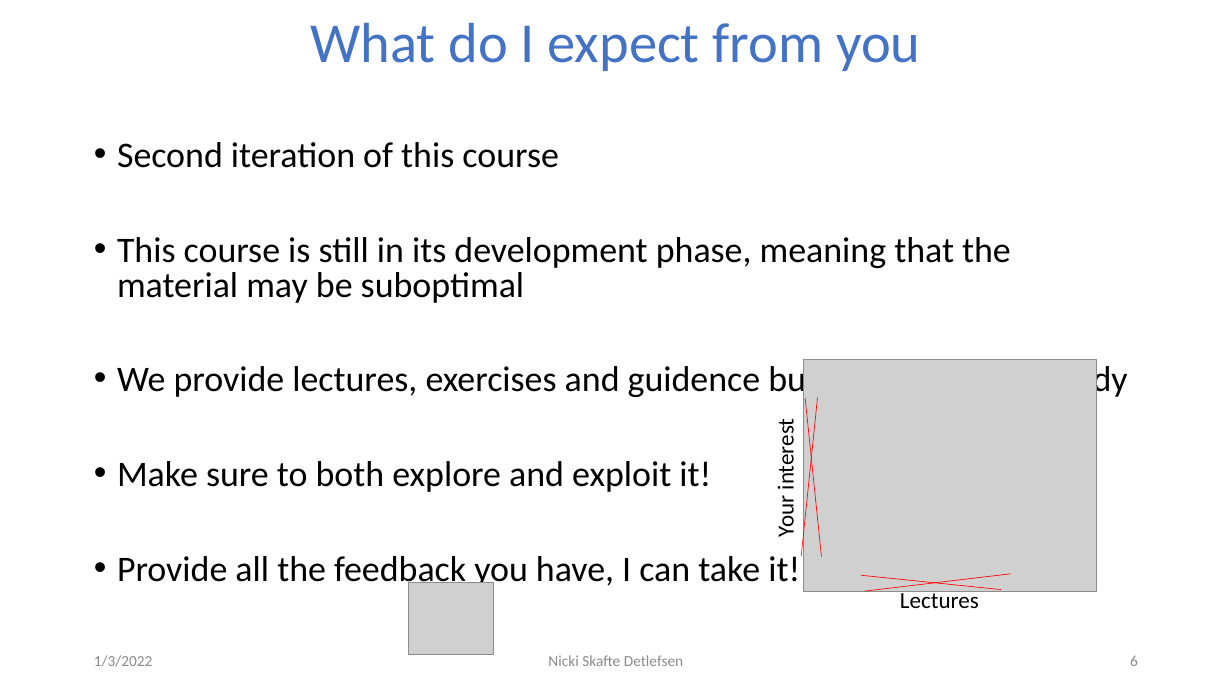
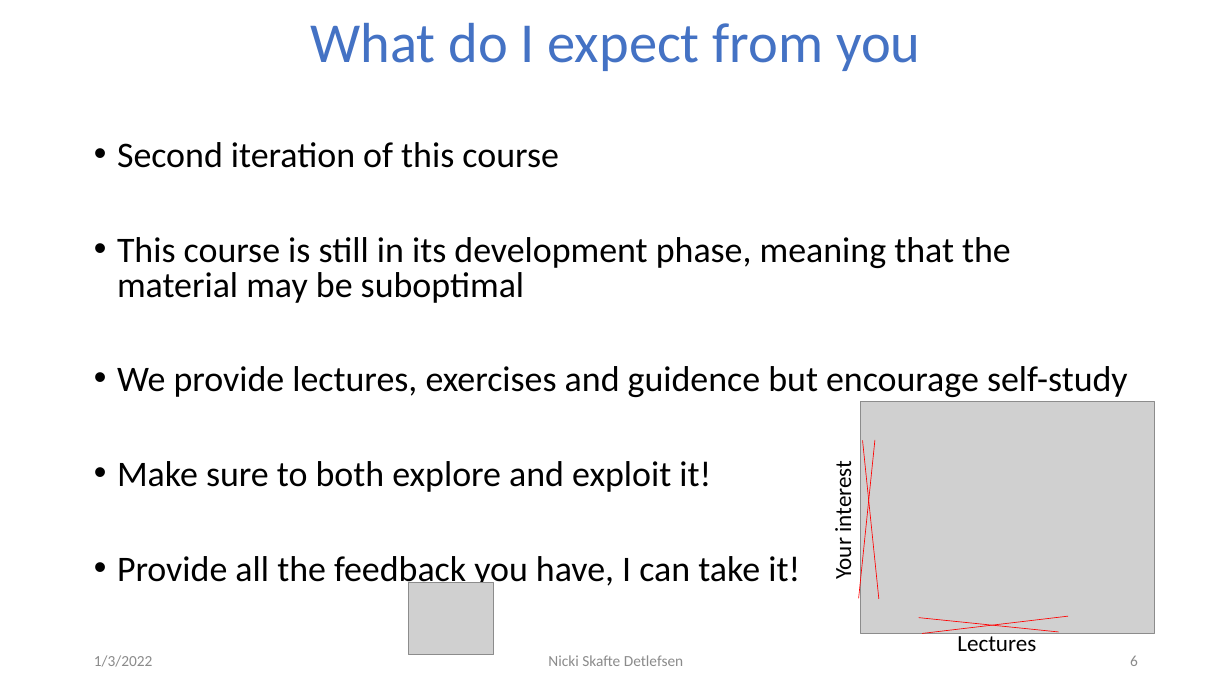
Before and after one commit to DeepEasterbunny/dtu_mlops, a slide deck: slide 6 of s1_getting_started/lecture/course_intro.pptx. Drawn at 1232x693 pixels with LibreOffice and Linux fonts; fonts in the diff are those of the drawing; grey boxes stand for pictures; background and template pictures are left out. Boxes give left, top, right and bottom in pixels: in the first picture for what was removed or moved away, otherwise in the second. Text is boxed around its words. In the diff, an @@ line names an element or a change of style, - is before the commit and + after.

Commit message:
update lecture

```diff
--- a/s1_getting_started/lecture/course_intro.pptx
+++ b/s1_getting_started/lecture/course_intro.pptx
@@ text "Your interest": place and size @@
-text "Your interest" at (772,425,800,537)
+text "Your interest" at (829,468,857,579)
@@ picture: place and size @@
-picture at (803,360,1097,592)
+picture at (861,402,1155,634)
@@ line moved from (801, 556) - (818, 397) to (859, 599) - (875, 440) @@
@@ line moved from (822, 556) - (805, 398) to (879, 599) - (863, 441) @@
@@ line moved from (861, 576) - (1002, 590) to (919, 617) - (1059, 632) @@
@@ line moved from (865, 592) - (1011, 574) to (922, 634) - (1068, 616) @@
@@ text "Lectures": place and size @@
-text "Lectures" at (900,589,979,608)
+text "Lectures" at (957,631,1036,651)
```
Also in this commit, not shown: 1 other slide changed, 4 other files.
